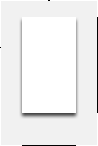
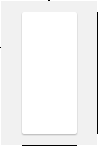
Before/after of a 98×146 layered artwork. What changed in the layer stack:
painted on "Shape 2" over [97, 12, 98, 134]
painted on "Layer 1" over [22, 12, 77, 134]
